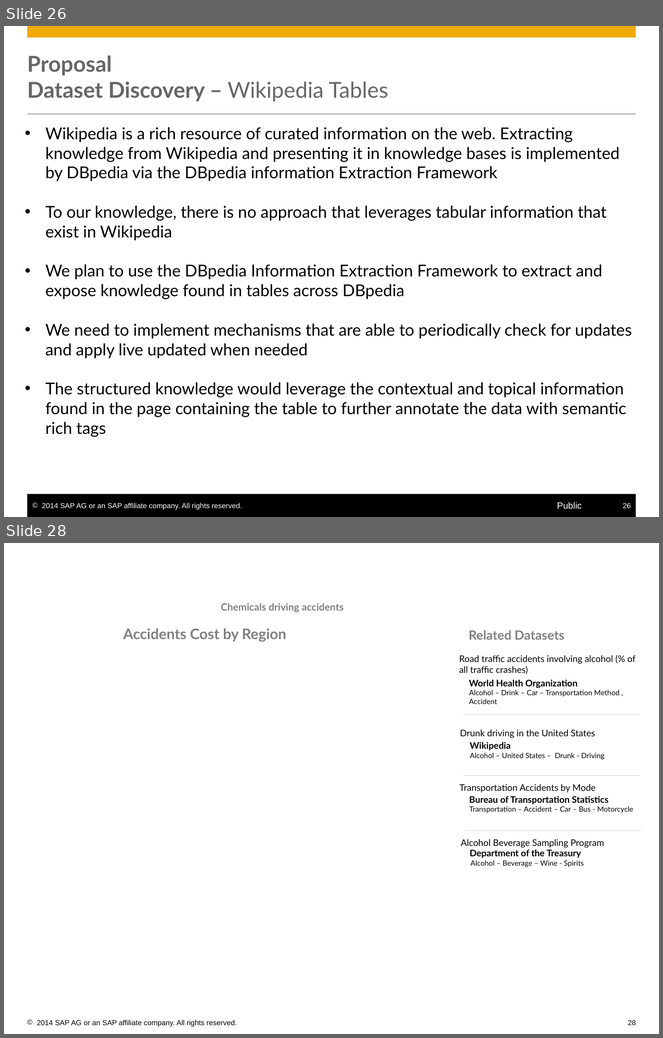
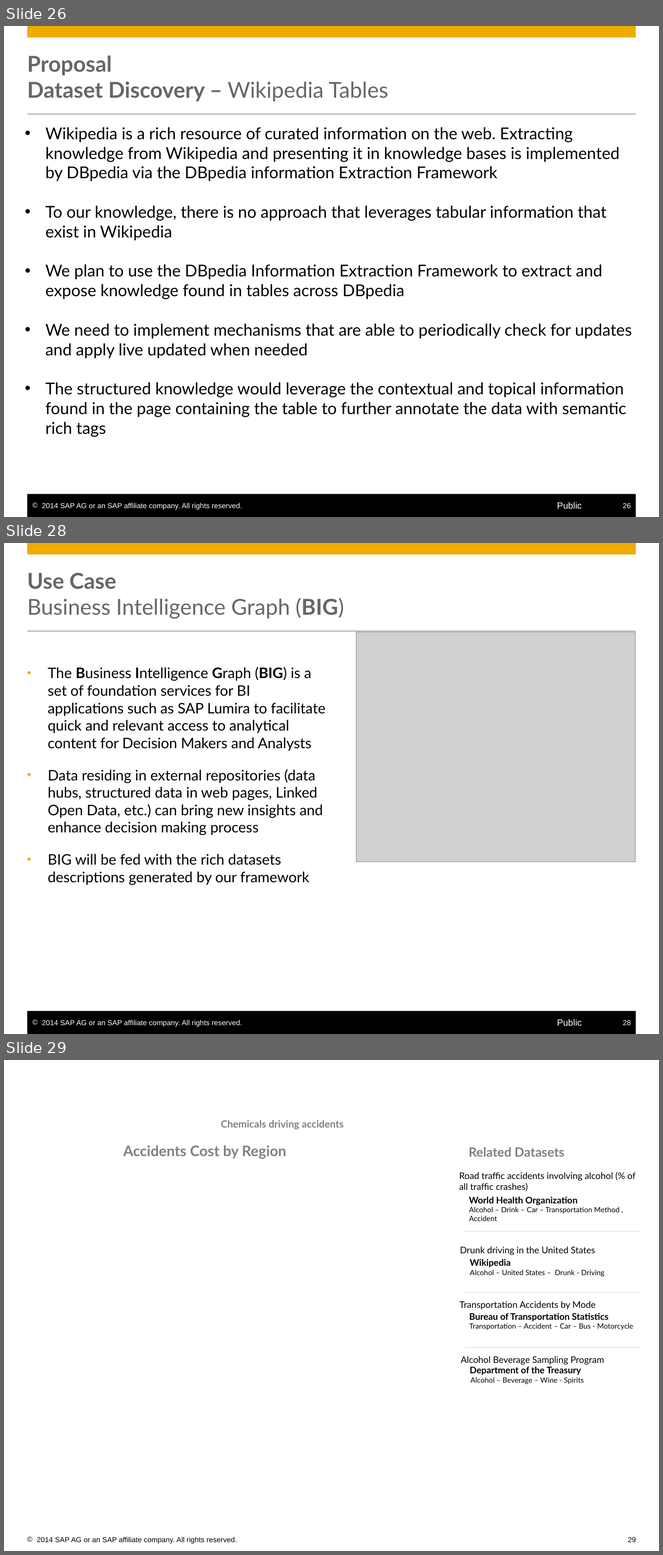
Before and after one commit to S-c-H-i-Z-o/PhD, a slide deck: Progress Reports CIFRE & Workplans/PhD Interim Report/presentation/Self-Service Data Provisioning through Semantic Enrichment of Data - Updated.pptx. Shown one above the other, each under a label of ours: slides 26 and 28 before the commit, slides 26, 28 and 29 after it; the slides between them are not shown. The pictures are 663x1038 and 663x1555 pixels, drawn with LibreOffice and Linux fonts; fonts in the diff are those of the drawing; grey boxes stand for pictures; background and template pictures are left out. Boxes give left, top, right and bottom in pixels: in the first picture for what was removed or moved away, otherwise in the second. Text is boxed around its words. In the diff, an @@ line names an element or a change of style, - is before the commit and + after.

```diff
--- a/Progress Reports CIFRE & Workplans/PhD Interim Report/presentation/Self-Service Data Provisioning through Semantic Enrichment of Data - Updated.pptx
+++ b/Progress Reports CIFRE & Workplans/PhD Interim Report/presentation/Self-Service Data Provisioning through Semantic Enrichment of Data - Updated.pptx
@@ slide 28 added at <box>4,543,659,1034</box>, background #FFFFFF; not listed: 6 template elements that a slide beside it also shows @@
@@ title added at <box>27,573,344,619</box>, 24 pt, text #666666 @@
+Use Case
+Business Intelligence Graph (BIG)
@@ picture added at <box>357,632,636,862</box> @@
@@ text added at <box>48,667,325,885</box>, 16 pt, text #000000 @@
+• The Business Intelligence Graph (BIG) is a set of foundation services for BI applications such as SAP Lumira to facilitate quick and relevant access to analytical content for Decision Makers and Analysts
+• Data residing in external repositories (data hubs, structured data in web pages, Linked Open Data, etc.) can bring new insights and enhance decision making process
+• BIG will be fed with the rich datasets descriptions generated by our framework
@@ what was slide 28 is now slide 29 @@
```
Also in this commit, not shown: 5 slides changed, 1 other slide added, 2 other files.
